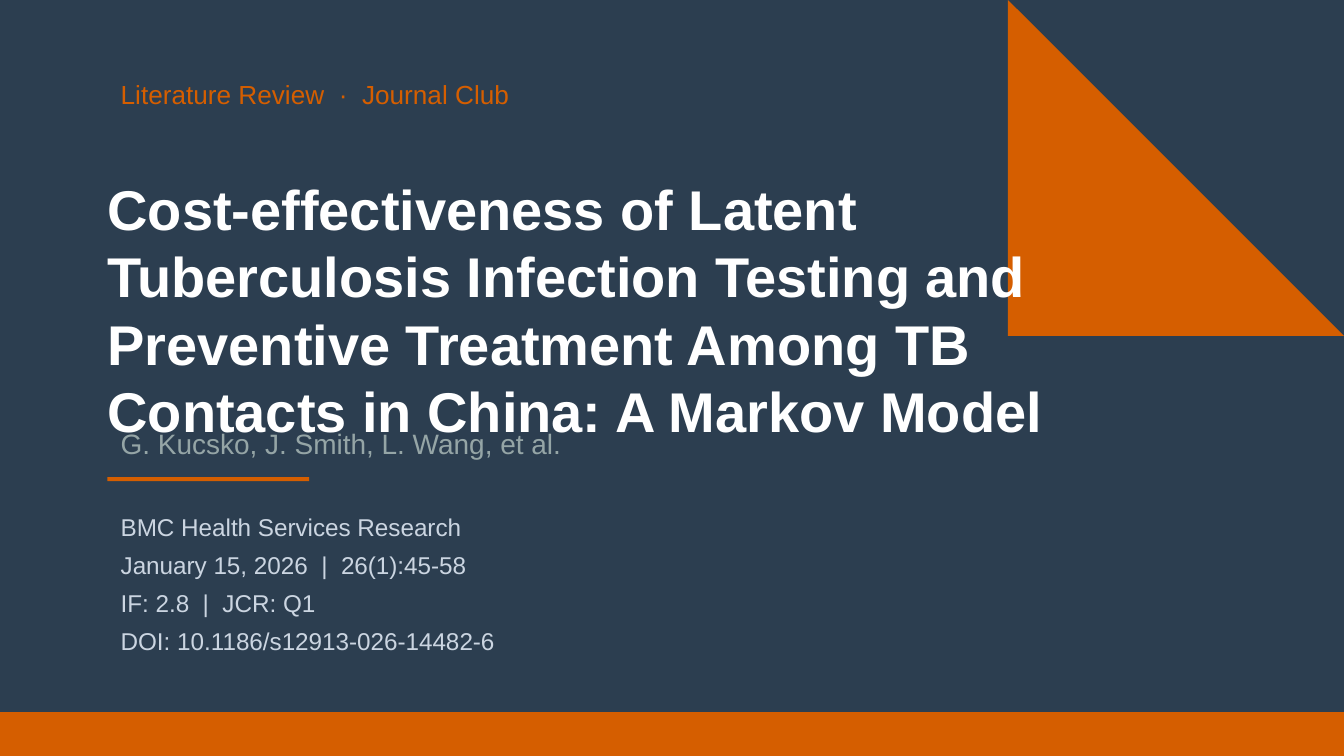
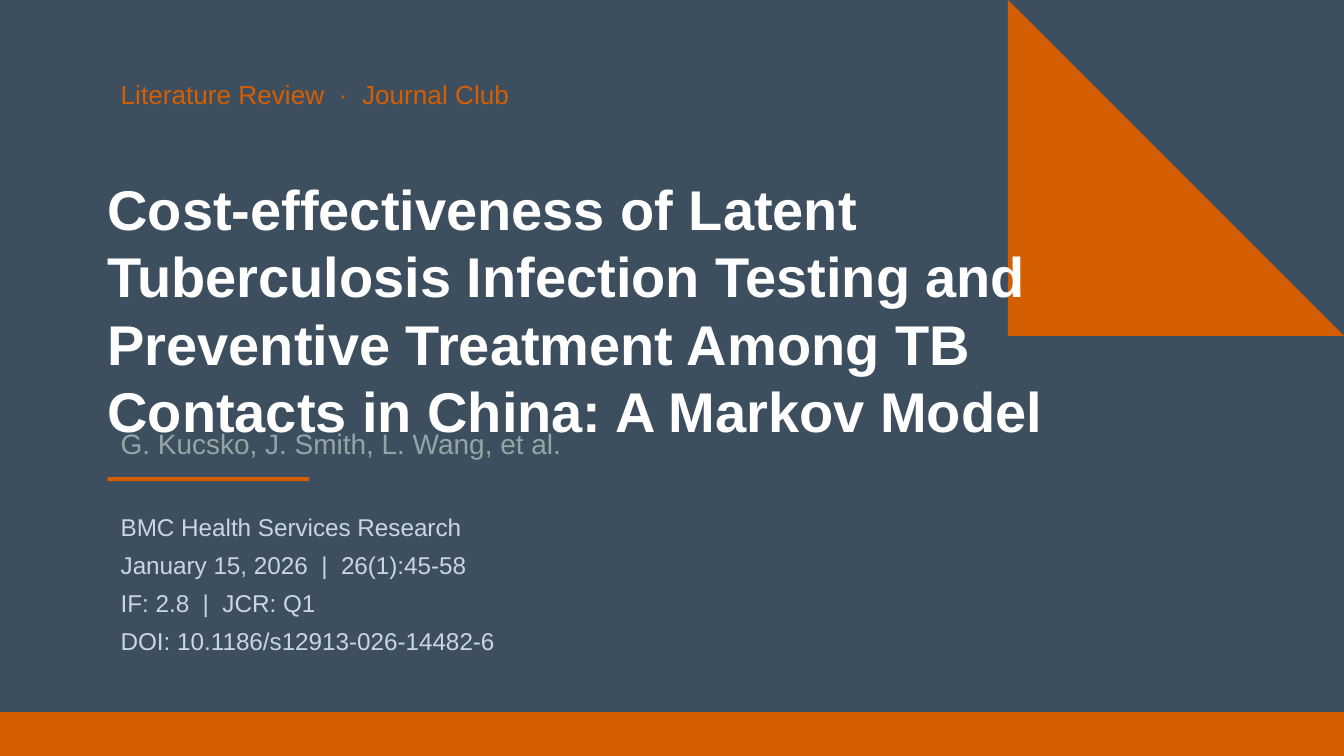
Before and after one commit to ablikimeli/paper2ppt-skill, a slide deck: slide 1 of templates/samples/template_slate.pptx. Drawn at 1344x756 pixels with LibreOffice and Linux fonts; fonts in the diff are those of the drawing. Boxes give left, top, right and bottom in pixels: in the first picture for what was removed or moved away, otherwise in the second. Text is boxed around its words. In the diff, an @@ line names an element or a change of style, - is before the commit and + after.

```diff
--- a/templates/samples/template_slate.pptx
+++ b/templates/samples/template_slate.pptx
@@ background #2C3E50 to #3D4F5F @@
```
Also in this commit, not shown: 2 other slides changed, 11 other files.
